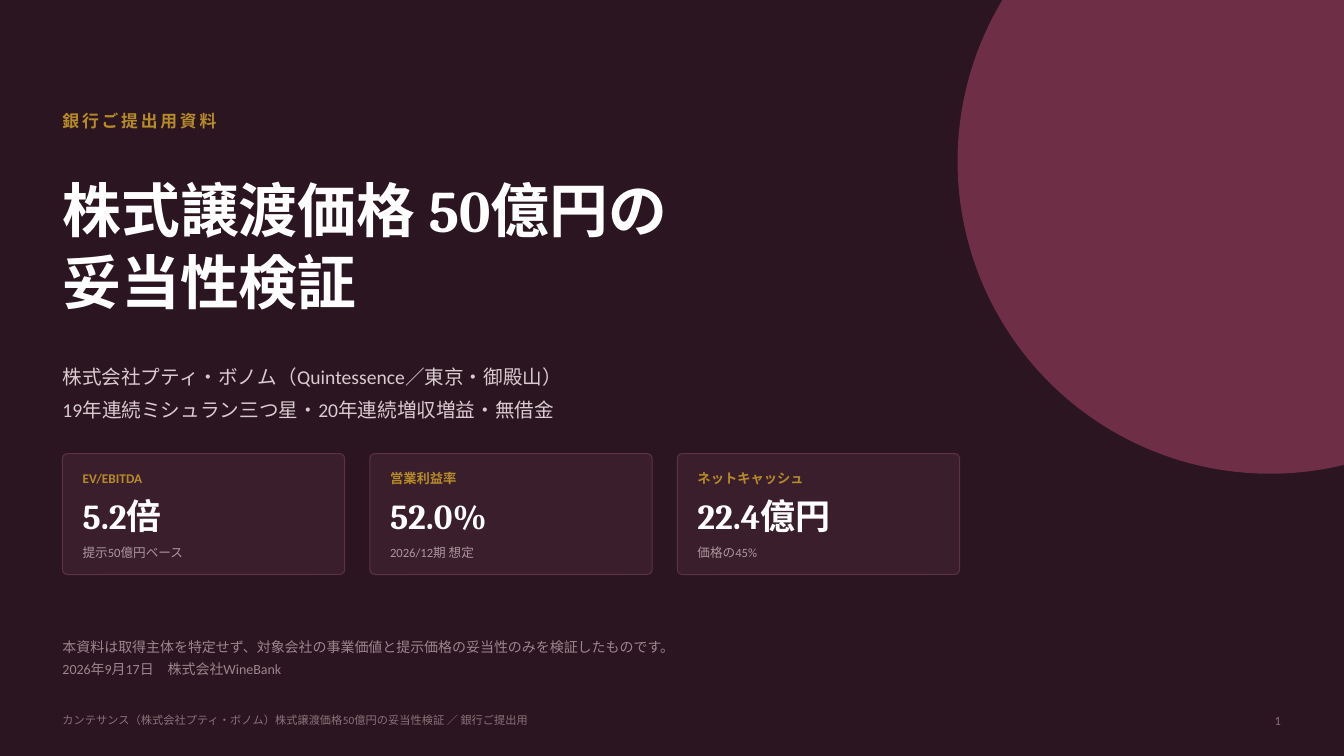
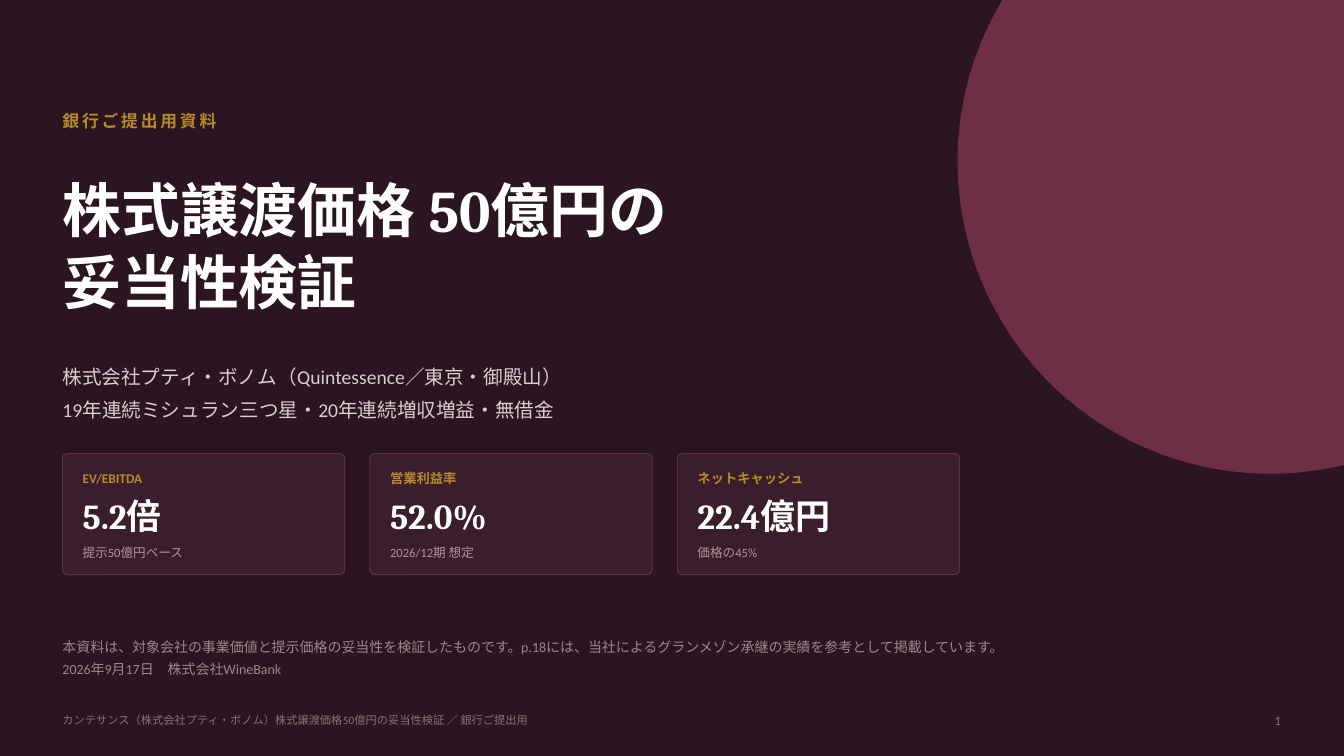
Before and after one commit to nakano-winebank/wine-auction, a slide deck: slide 1 of M&A/カンテサンス/カンテサンス_株式譲渡価格50億円_妥当性検証.pptx. Drawn at 1344x756 pixels with LibreOffice and Linux fonts; fonts in the diff are those of the drawing. Boxes give left, top, right and bottom in pixels: in the first picture for what was removed or moved away, otherwise in the second. Text is boxed around its words. In the diff, an @@ line names an element or a change of style, - is before the commit and + after.

```diff
--- a/M&A/カンテサンス/カンテサンス_株式譲渡価格50億円_妥当性検証.pptx
+++ b/M&A/カンテサンス/カンテサンス_株式譲渡価格50億円_妥当性検証.pptx
@@ text at box(62, 640, 1003, 654): text changed @@
-本資料は取得主体を特定せず、対象会社の事業価値と提示価格の妥当性のみを検証したものです。
+本資料は、対象会社の事業価値と提示価格の妥当性を検証したものです。p.18には、当社によるグランメゾン承継の実績を参考として掲載しています。
```
Also in this commit, not shown: 2 other slides changed, 1 slide added, 5 other files.
